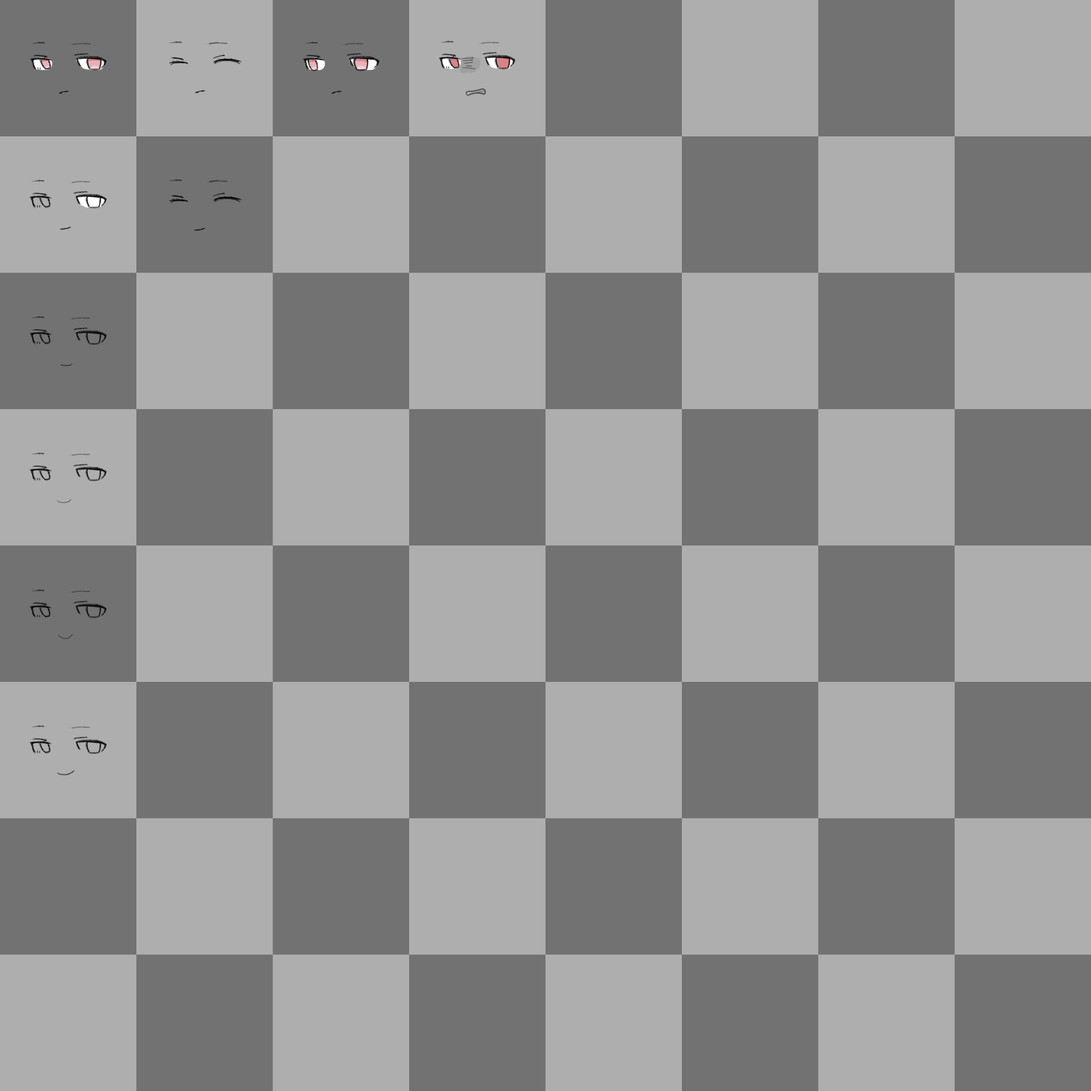
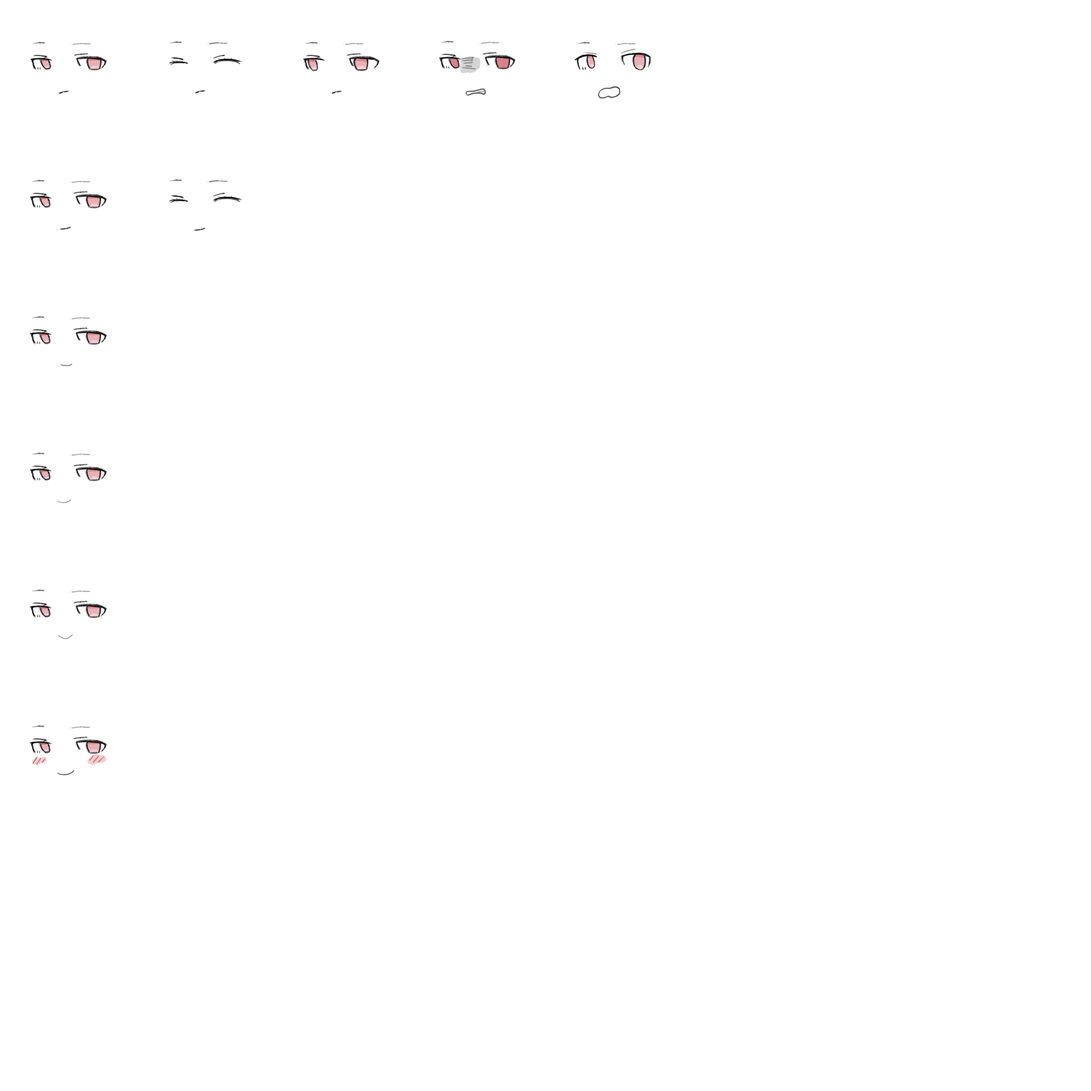
Revision of a layered 1091 x 1091 image; what changed, layer by layer:
added layer "Layer 19" (overlay) in group "Point 5Face" over box(38, 741, 105, 756)
added layer "Layer 18" in group "Point 5Face" over box(39, 740, 102, 755)
added layer "채색" (1st of 9, in "Point 5Face") in group "Point 5Face" over box(30, 740, 108, 766)
added layer "Layer 17" (overlay) in group "Point 4Face" over box(38, 605, 105, 620)
added layer "Layer 16" in group "Point 4Face" over box(39, 604, 102, 619)
added layer "채색" (2nd of 9, in "Point 4Face") in group "Point 4Face" over box(30, 604, 104, 619)
added layer "Layer 15" (overlay) in group "Point 3Face" over box(38, 469, 105, 483)
added layer "채색" (3rd of 9, in "Point 3Face") in group "Point 3Face" over box(31, 467, 105, 482)
added layer "Layer 13" (overlay) in group "Group 3" over box(38, 332, 105, 346)
added layer "Layer 12" in group "Group 3" over box(39, 330, 102, 346)
added layer "채색" (4th of 9, in "Point 2Face" › "Group 3") in group "Group 3" over box(30, 330, 104, 346)
added layer "Layer 10" in group "Group 2" over box(39, 194, 102, 209)
added layer "채색" (5th of 9, in "Point 1Face" › "Group 2") in group "Group 2" over box(30, 194, 104, 209)
painted on "채색" (6th of 9, in "기본눈" › "오르쪽") over box(309, 56, 378, 71)
added group "놀람" with 6 layers in group "기본눈" over box(574, 41, 653, 100)
added layer "눈_" (12th of 13, in "기본눈" › "놀람") in group "놀람" over box(574, 41, 602, 76)
added layer "눈_오른쪽" (12th of 13, in "기본눈" › "놀람") in group "놀람" over box(582, 42, 652, 71)
added layer "Layer 3" (3rd of 4, in "기본눈" › "놀람") (overlay) in group "놀람" over box(579, 53, 653, 72)
added layer "Layer 2" (3rd of 4, in "기본눈" › "놀람") in group "놀람" over box(586, 53, 646, 71)
added layer "채색" (8th of 9, in "기본눈" › "놀람") in group "놀람" over box(576, 53, 651, 71)
painted on "채색" (9th of 9, in "기본눈" › "Group 1") over box(34, 56, 105, 71)
hid group "Group 8" (94 layers) over box(0, 0, 1091, 1091)
…and 5 more changes (3 added, 1 painted, 1 removed)
